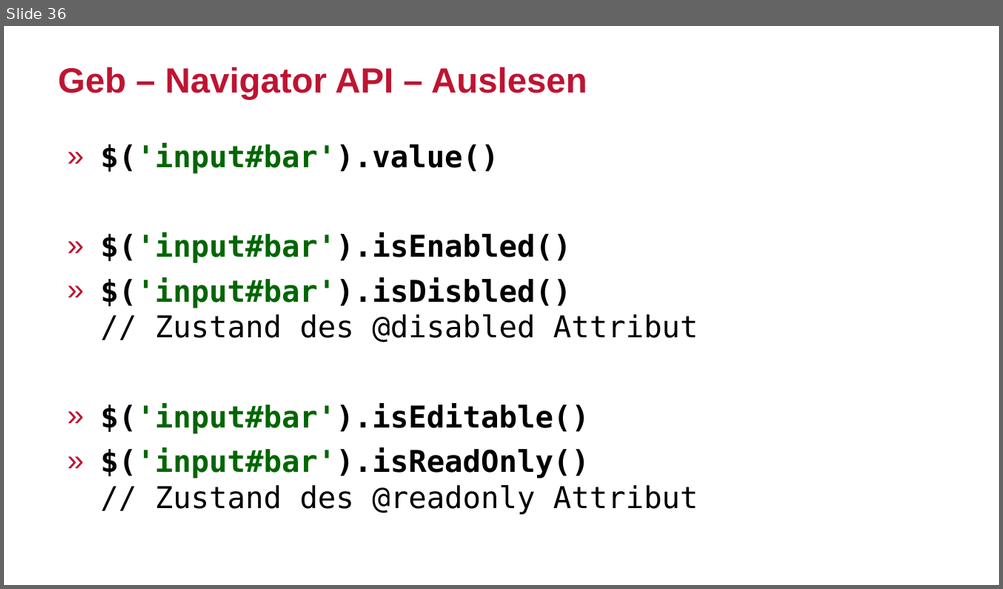
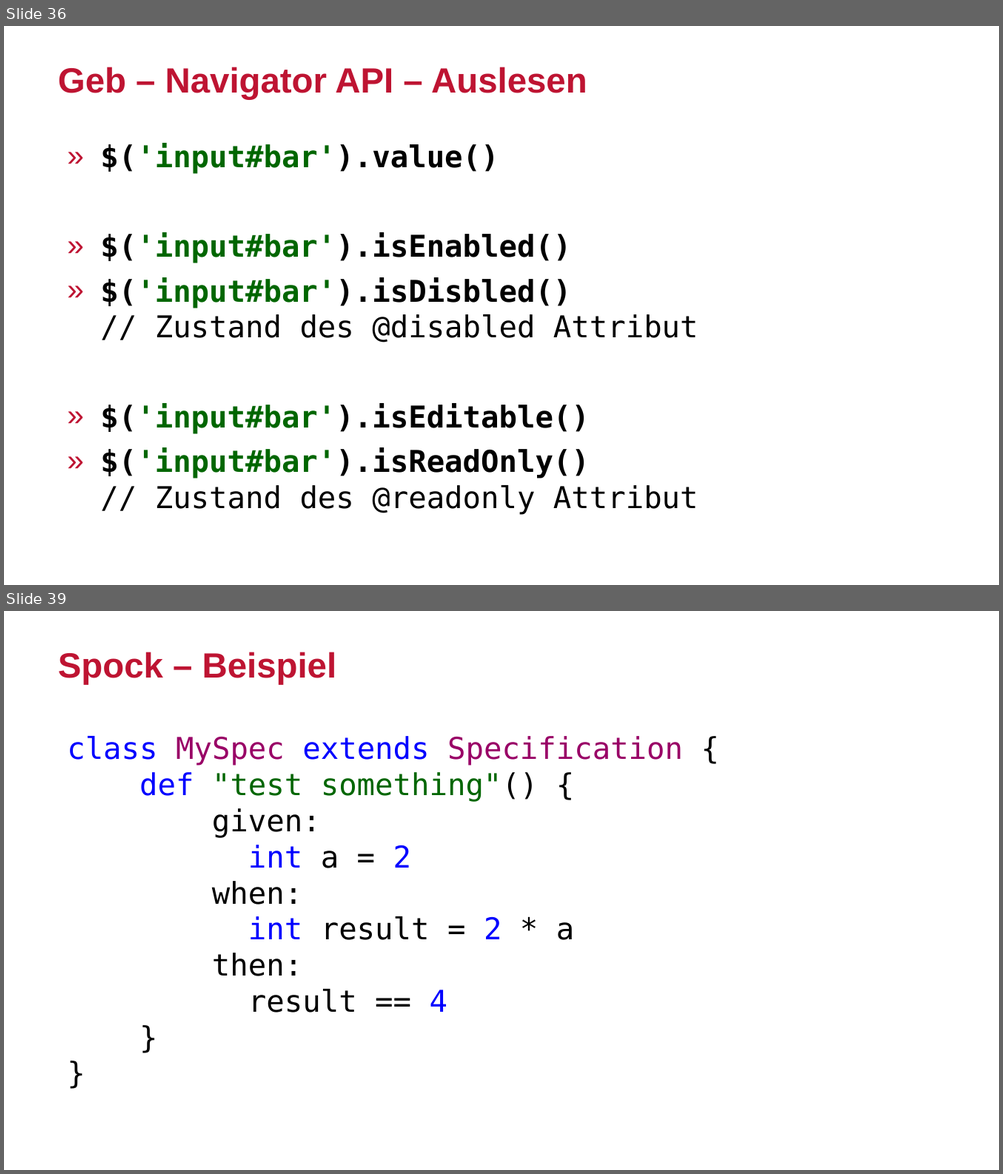
Before and after one commit to sclassen/sessions, a slide deck: javaland2017/ui-tests-with-geb/slides.odp. Shown one above the other, each under a label of ours: slide 36 before the commit, slides 36 and 39 after it; the slides between them are not shown. The pictures are 1003x589 and 1003x1174 pixels, drawn with LibreOffice and Linux fonts; fonts in the diff are those of the drawing; background and template pictures are left out. Boxes give left, top, right and bottom in pixels: in the first picture for what was removed or moved away, otherwise in the second. Text is boxed around its words. In the diff, an @@ line names an element or a change of style, - is before the commit and + after.

```diff
--- a/javaland2017/ui-tests-with-geb/slides.odp
+++ b/javaland2017/ui-tests-with-geb/slides.odp
@@ slide 39 added at (x1=4, y1=611, x2=999, y2=1170), background #FFFFFF @@
@@ title added at (x1=58, y1=652, x2=337, y2=684), 28 pt, text #BE1432, bold @@
+Spock – Beispiel
@@ text added at (x1=67, y1=736, x2=683, y2=1013), 24 pt, text #000000 @@
+class MySpec extends Specification {
+def "test something"() {
+given:
+int a = 2
+when:
+int result = 2 * a
+then:
+result == 4
+}
+}
```
Also in this commit, not shown: 7 other slides added.
